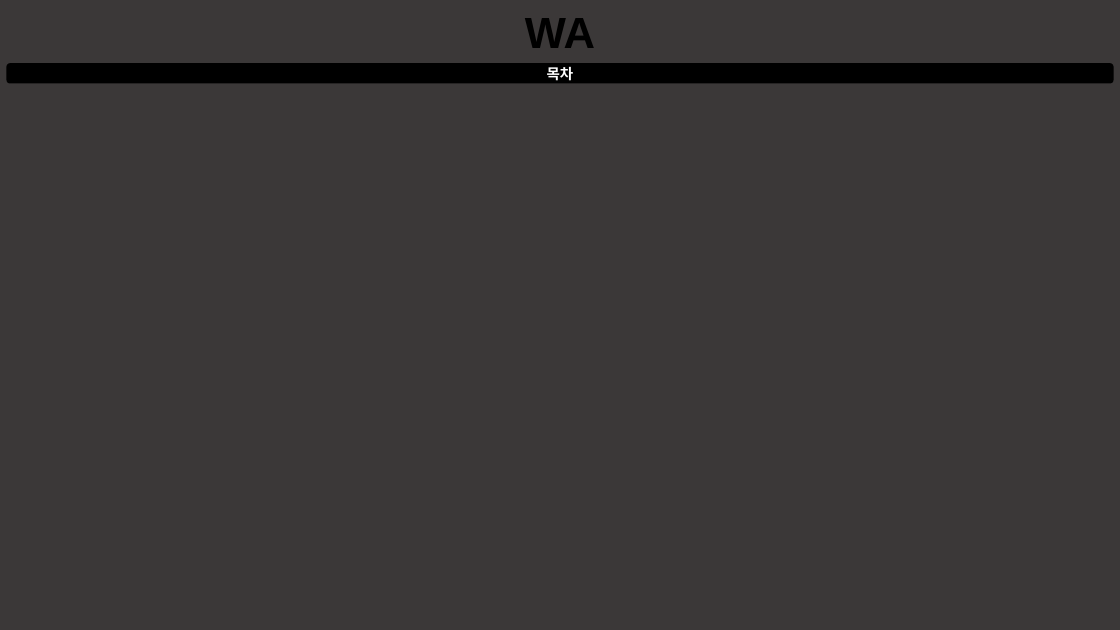
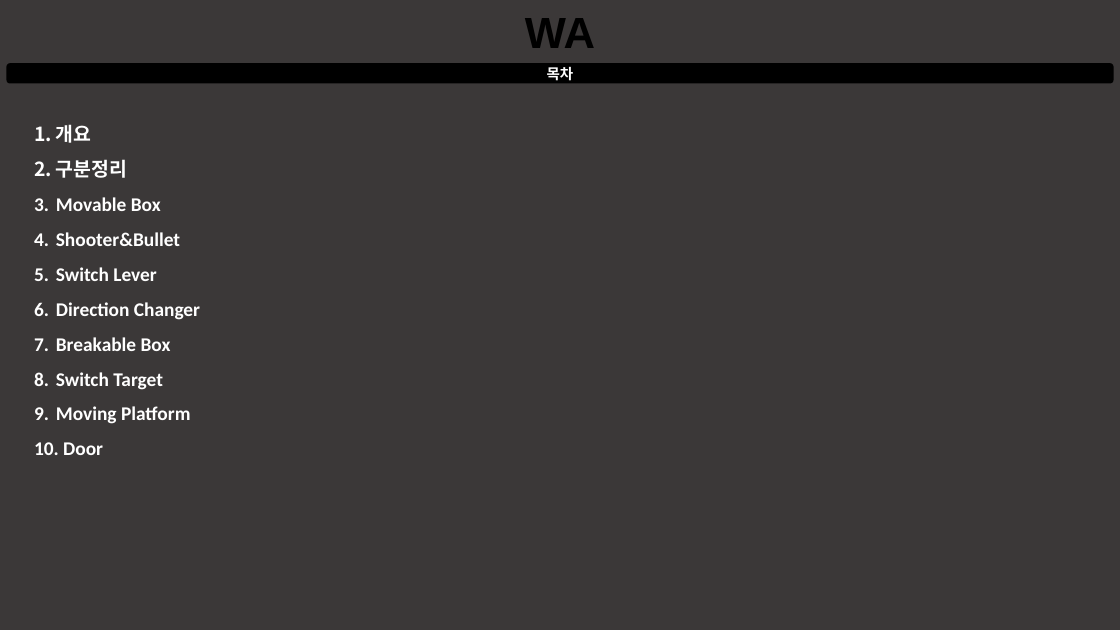
Before and after one commit to taeseongeom/WA, a slide deck: slide 2 of 기획서/신버전/퍼즐 기획.pptx. Drawn at 1120x630 pixels with LibreOffice and Linux fonts; fonts in the diff are those of the drawing. Boxes give left, top, right and bottom in pixels: in the first picture for what was removed or moved away, otherwise in the second. Text is boxed around its words. In the diff, an @@ line names an element or a change of style, - is before the commit and + after.

```diff
--- a/기획서/신버전/퍼즐 기획.pptx
+++ b/기획서/신버전/퍼즐 기획.pptx
@@ text added at (x1=56, y1=124, x2=200, y2=455), 24 pt, text #FFFFFF, bold @@
+1. 개요
+2. 구분정리
+3. Movable Box
+4. Shooter&Bullet
+5. Switch Lever
+6. Direction Changer
+7. Breakable Box
+8. Switch Target
+9. Moving Platform
+10. Door
```
Also in this commit, not shown: 1 other slide changed, 4 other files.
